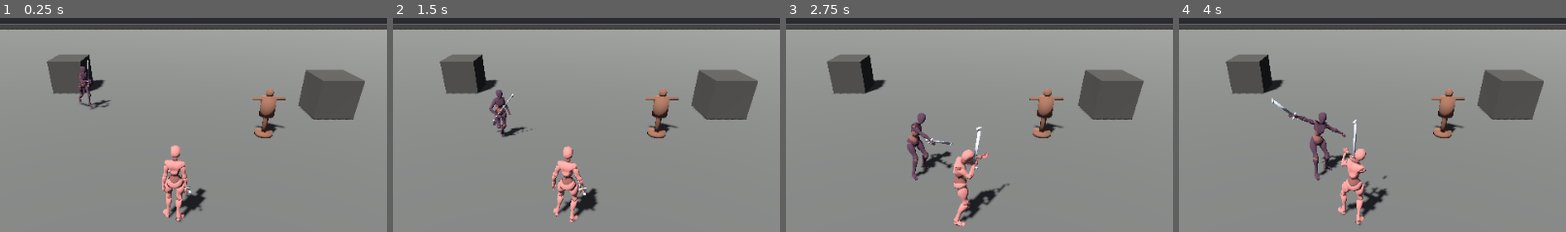
Above: before the commit, frames 1-4 (left to right).
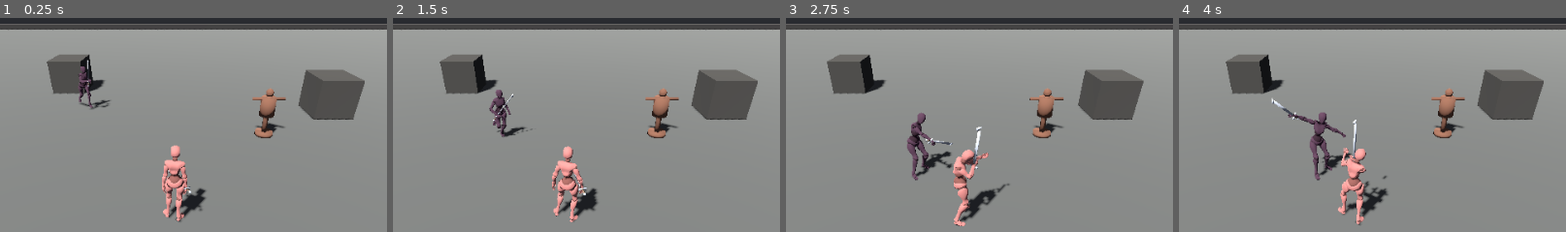
Above: after the commit, the same moments.

Repository: knightdx91-alt/Bloodborn
Game: Godot game, scene res://main.tscn
Two runs of this game, one before a commit and one after it. Both use one fixed random seed, a clock stepped at 60 frames per second and the inputs below.
Inputs (mouse positions are % of the whole screen's width and height, from its top left):
- Up to frame 1 (0.25 s): no input
- Up to frame 2 (1.5 s): tap Enter at 0.5 s; move the mouse to (72, 44) at 0.52 s; hold D 0.53-1.25 s; tap J at 0.6 s; click (72, 44) at 0.67 s; tap Space at 0.77 s; drag from (30, 54) to (45, 70) at 1.27 s
- Up to frame 3 (2.75 s): move the mouse to (60, 27) at 2.02 s; hold D from 2.03 s (still down); tap K at 2.1 s
- Up to frame 4 (4 s): release D at 2.75 s; drag from (45, 70) to (20, 34) at 2.77 s; move the mouse to (80, 64) at 3.52 s; hold A from 3.53 s (still down); tap J at 3.6 s; tap Space at 3.77 s
The pictures show only the part of the screen within x 27-77%, y 21-71%; the shares and areas given below are measured in that part.

The runs differ from the first frame. In frame 1, less than 0.1% of the frame differs, in the area x 20-24%, y 25-41%; in frame 2, less than 0.1%; in frame 3, 0.1%, in the area x 31-39%, y 47-67%; in frame 4, 0.1%.

Commit message:
Get ready for real characters, and flag what L63 forbids buying
The prototype uses a grey mannequin. SPEC-character-v4.md asks Muse for
two characters that look like people, and puts the cheap path first:
Mixamo has about seventy of its own characters already rigged to the
skeleton every clip here uses, so that is the v3 path exactly and is
known to work. If none fit, Mixamo's auto-rigger will rig an uploaded
mesh onto the same skeleton — still a direct mixamo.com download, so v3's
rule is not broken, since v3 forbade Blender and the auto-rigger is not
Blender. That path has never been tried here and the spec says so.

Two engine things were wrong in ways that would have cost a round with
the artist to discover, and both are fixed:

The character was found with a first-match search for MeshInstance3D, so
only one mesh was ever dressed. This was not future-proofing — X Bot
turns out to have TWO surfaces, so the tint had only ever been painting
half of it, and a real character is several meshes more. It now walks
every mesh and every surface.

The tint multiplies into albedo_color rather than replacing it. On an
untextured mannequin the two are indistinguishable; on a textured
character, replacing flattens it to a solid colour. Which model a
fighter uses is now a parameter too — the player and an enemy have no
reason to be the same person.

Also restored the invulnerability tint, which was silently lost in the
step 5 refactor into fighter.gd. It is back on the Fighter where it
belongs, across every surface.

The flag, which matters more than any of the above. L63 tracks armour
across head, torso, arms and legs and says a broken piece COMES OFF —
a fighter who started the day in plate finishes it half bare, legibly,
to everyone watching. A character with its armour baked into one mesh
cannot do that, and that is most bought characters and all of Mixamo's.
Fine for a placeholder, since there is no armour system yet. Not fine as
the basis for buying a wardrobe: what would have to be bought is a base
body plus separable pieces sharing one skeleton, which is a narrower and
dearer market. Recorded in art-audio.md 7 and STATUS, and the spec tells
Muse not to buy armour yet.

sim/ 254 tests, all passing.

Co-Authored-By: Claude Opus 5 <noreply@anthropic.com>
Claude-Session: https://claude.ai/code/session_01BaXNESXu95G2WgBMqTbcJn

Diff:
--- a/prototype/fighter.gd
+++ b/prototype/fighter.gd
@@ -59,8 +59,12 @@
 var parry: Parry
 
 var anim: AnimationPlayer
-var skin: StandardMaterial3D
-var skin_base_color := Color(1, 1, 1)
+## Every surface of the character, each with its own material. A
+## placeholder mannequin has one; a real character has several — body,
+## head, hair, gear — and anything that assumes one silently paints a
+## quarter of them.
+var skins: Array[StandardMaterial3D] = []
+var skin_base_colors: Array[Color] = []
 
 var _dodge_dir := Vector3.FORWARD
 var _dodge_travelled := 0.0
@@ -68,10 +72,22 @@
 var _stagger_for := 0.0
 var _sword: Node3D
 
+## Prototype scaffolding. Nothing on screen otherwise says a blow passed
+## through you, and interface.md §2 forbids adding anything permanent to
+## say so — this comes out when a real hit reaction and a real miss sound
+## carry it instead.
+var show_iframes := false
+const IFRAME_COLOR := Color(0.45, 0.80, 1.00)
+var _iframes_shown := false
+
 signal died
 
-func setup(max_health: float, tint: Color, carries_sword: bool = true) -> void:
-	var body := (load(CHARACTER) as PackedScene).instantiate()
+## `character` names the model. It is a parameter rather than a constant
+## because the placeholder will be replaced, and because the player and
+## an enemy have no reason to be the same person.
+func setup(max_health: float, tint: Color, carries_sword: bool = true,
+		character: String = CHARACTER) -> void:
+	var body := (load(character) as PackedScene).instantiate()
 	# The capsule is two metres tall and centred on the origin, so the
 	# character hangs a metre below it to stand on its feet. Mixamo
 	# characters face +Z; travel here is toward -Z.
@@ -91,13 +107,7 @@
 		push_warning("no Skeleton3D; this fighter will be mute")
 		return
 
-	var mesh := _find(body, "MeshInstance3D") as MeshInstance3D
-	if mesh != null:
-		var base := mesh.get_active_material(0)
-		skin = base.duplicate() if base is StandardMaterial3D else StandardMaterial3D.new()
-		skin.albedo_color = skin.albedo_color * tint
-		skin_base_color = skin.albedo_color
-		mesh.material_override = skin
+	_dress(body, tint)
 
 	if carries_sword:
 		_arm(skel)
@@ -146,6 +156,17 @@
 		_hurt_for = max(0.0, _hurt_for - delta)
 	if _stagger_for > 0.0:
 		_stagger_for = max(0.0, _stagger_for - delta)
+	_show_iframes()
+
+func _show_iframes() -> void:
+	if not show_iframes:
+		return
+	var invulnerable := dodge.is_invulnerable()
+	if invulnerable == _iframes_shown:
+		return
+	_iframes_shown = invulnerable
+	for i in skins.size():
+		skins[i].albedo_color = IFRAME_COLOR if invulnerable else skin_base_colors[i]
 
 ## Move under the fighter's own steam, or under a dodge if one is running.
 func move(desired: Vector3, speed: float, delta: float) -> void:
@@ -300,6 +321,36 @@
 	# comical long before it stops skating.
 	anim.speed_scale = clamp(rate, 0.7, 1.35)
 
+## Give this fighter its own copy of every material on its body, tinted.
+##
+## Two things here exist for the character that has not arrived yet. It
+## walks EVERY mesh rather than the first, because a real character is
+## several meshes and tinting only one would paint the body and leave the
+## head grey. And it multiplies into `albedo_color` rather than replacing
+## it, because on a textured model multiplying tints the texture while
+## replacing would flatten it to a solid colour — which is exactly the
+## kind of thing that would cost a round with the artist to discover.
+func _dress(body: Node, tint: Color) -> void:
+	for mesh in _all(body, "MeshInstance3D"):
+		var mi := mesh as MeshInstance3D
+		for surface in maxi(mi.mesh.get_surface_count() if mi.mesh else 0, 1):
+			var base := mi.get_active_material(surface)
+			var mat: StandardMaterial3D = base.duplicate() \
+				if base is StandardMaterial3D else StandardMaterial3D.new()
+			mat.albedo_color = mat.albedo_color * tint
+			mi.set_surface_override_material(surface, mat)
+			skins.append(mat)
+			skin_base_colors.append(mat.albedo_color)
+
+## Every descendant of a class, not just the first.
+func _all(node: Node, cls: String) -> Array[Node]:
+	var found: Array[Node] = []
+	if node.get_class() == cls:
+		found.append(node)
+	for child in node.get_children():
+		found.append_array(_all(child, cls))
+	return found
+
 func _arm(skel: Skeleton3D) -> void:
 	# There is no grip marker on a Mixamo hand, and guessing rotations is a
 	# slow way to be wrong. The hand's own bones give the answer: the
--- a/prototype/world.gd
+++ b/prototype/world.gd
@@ -89,6 +89,7 @@
 	player.position = PLAYER_HOME
 	add_child(player)
 	player.setup(PLAYER_HEALTH, Color(1, 1, 1))
+	player.show_iframes = SHOW_DEBUG
 
 	enemy = Fighter.new()
 	enemy.position = ENEMY_HOME
Not shown, changed: STATUS.md
Not shown, changed: design/art-audio.md
Not shown, changed: docs/index.html
Not shown, changed: docs/index.pck
Not shown, added: prototype/assets/SPEC-character-v4.md
